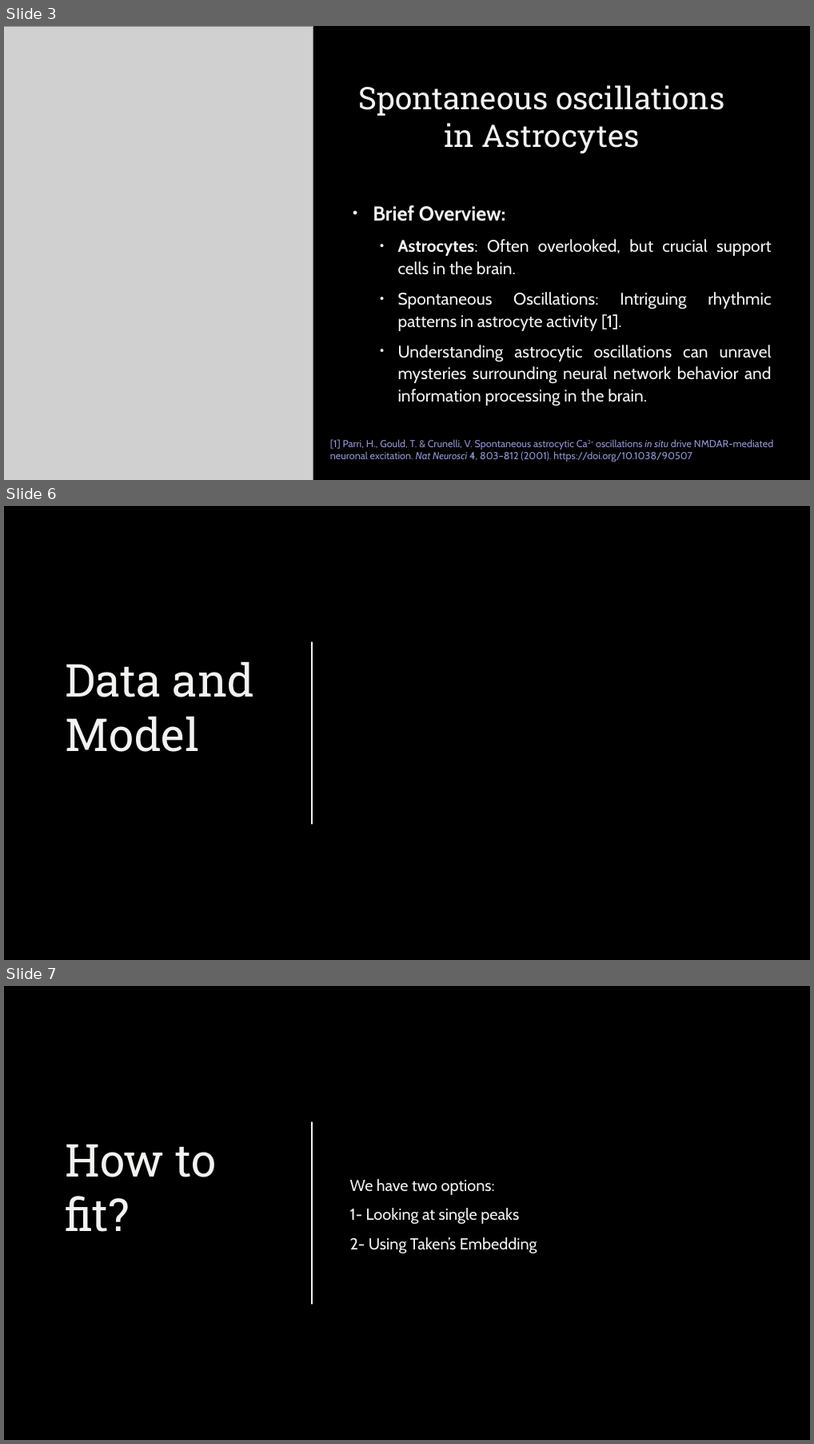
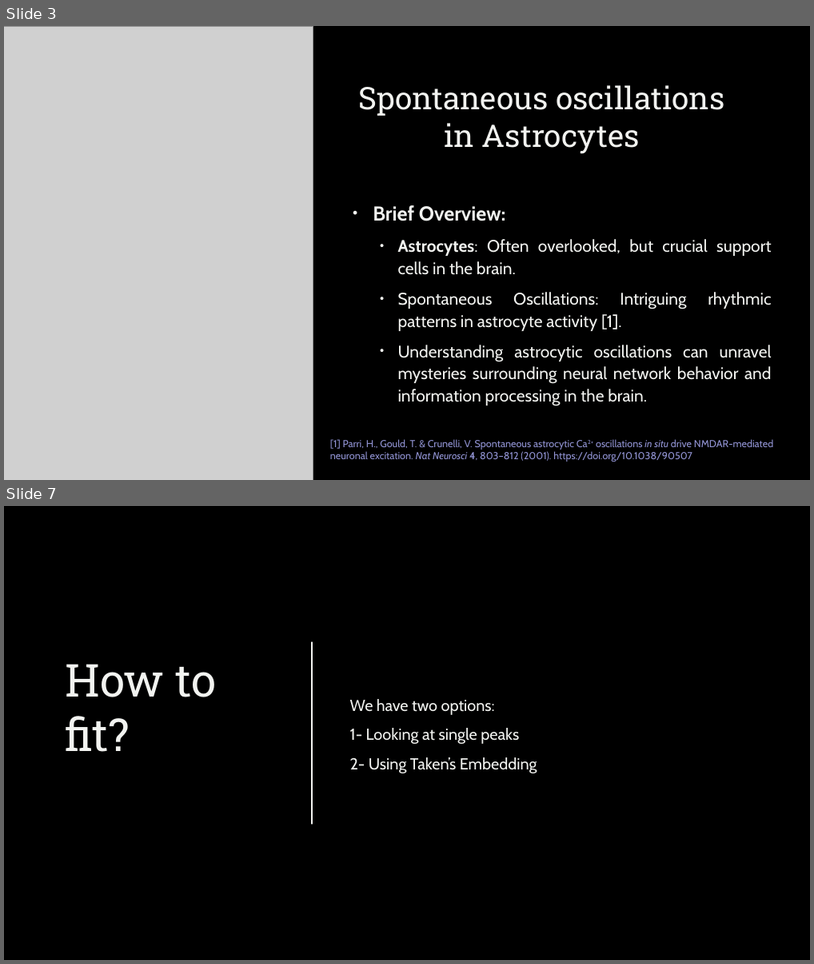
Before and after one commit to ekremdemirboga/modelling-calcium-oscillations-in-astrocytes, a slide deck: final/final.pptx. Shown one above the other, each under a label of ours: slides 3, 6 and 7 before the commit, slides 3 and 7 after it; the slides between them are not shown. The pictures are 814x1444 and 814x964 pixels, drawn with LibreOffice and Linux fonts; fonts in the diff are those of the drawing; grey boxes stand for pictures; background and template pictures are left out. Boxes give left, top, right and bottom in pixels: in the first picture for what was removed or moved away, otherwise in the second. Text is boxed around its words. In the diff, an @@ line names an element or a change of style, - is before the commit and + after.

```diff
--- a/final/final.pptx
+++ b/final/final.pptx
@@ slide 6 removed at box(4, 506, 810, 960), background picture (left out) @@
@@ line removed from (312, 642) to (312, 824) @@
@@ title removed at box(66, 661, 254, 752) @@
-Data and Model
```
Also in this commit, not shown: 2 slides changed, 17 slides added, 4 other slides removed, 3 other files.
